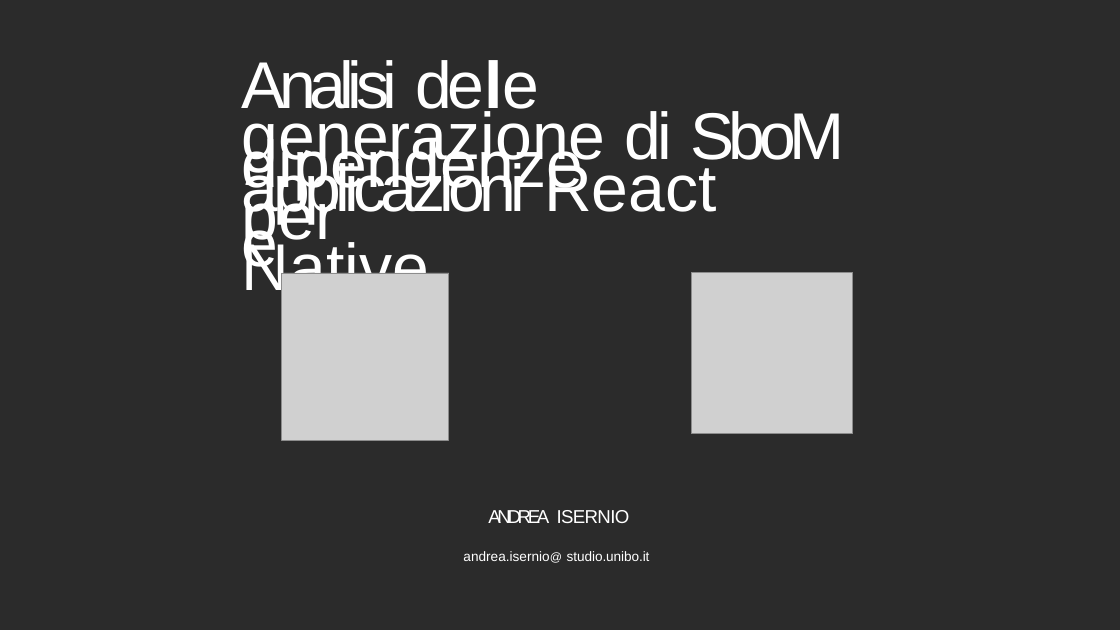
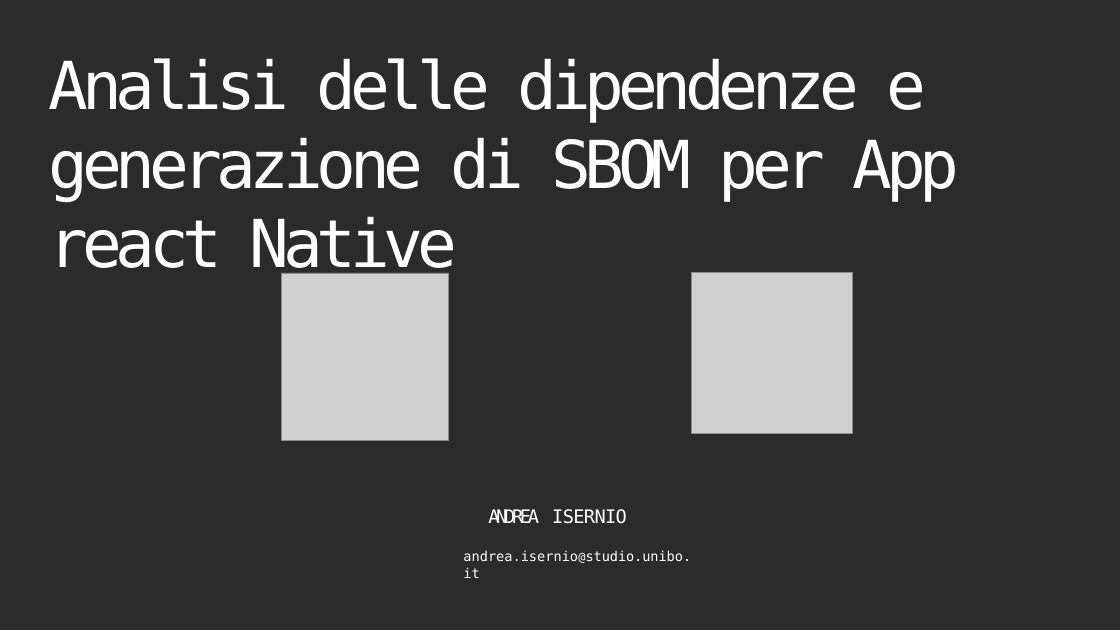
Before and after one commit to securityresearchlab/Cybersecurity-projects-2024, a slide deck: slide 1 of presentazione/PresentazioneSbom_Consegnata.pptx. Drawn at 1120x630 pixels with LibreOffice and Linux fonts; fonts in the diff are those of the drawing; grey boxes stand for pictures; background and template pictures are left out; a plain dark background stands for a picture behind light text. Boxes give left, top, right and bottom in pixels: in the first picture for what was removed or moved away, otherwise in the second. Text is boxed around its words. In the diff, an @@ line names an element or a change of style, - is before the commit and + after.

```diff
--- a/presentazione/PresentazioneSbom_Consegnata.pptx
+++ b/presentazione/PresentazioneSbom_Consegnata.pptx
@@ title at <box>49,58,960,281</box>: text changed; font Arial to DejaVu Sans Mono @@
-Analisi dele dipendenze e
+Analisi delle dipendenze e generazione di SBOM per App react Native
@@ text removed at <box>242,107,845,251</box> @@
-generazione di SboM per
@@ text removed at <box>242,158,717,303</box> @@
-applicazioni React Native
@@ text at <box>488,509,627,524</box>: font Arial to DejaVu Sans Mono in "ANDREA ISERNIO" @@
@@ text at <box>463,550,692,578</box>: text changed; font Arial to DejaVu Sans Mono @@
-andrea.isernio@ studio.unibo.it
+andrea.isernio@studio.unibo.it
```
Also in this commit, not shown: 13 other slides changed, 1 slide added, 1 other file.
